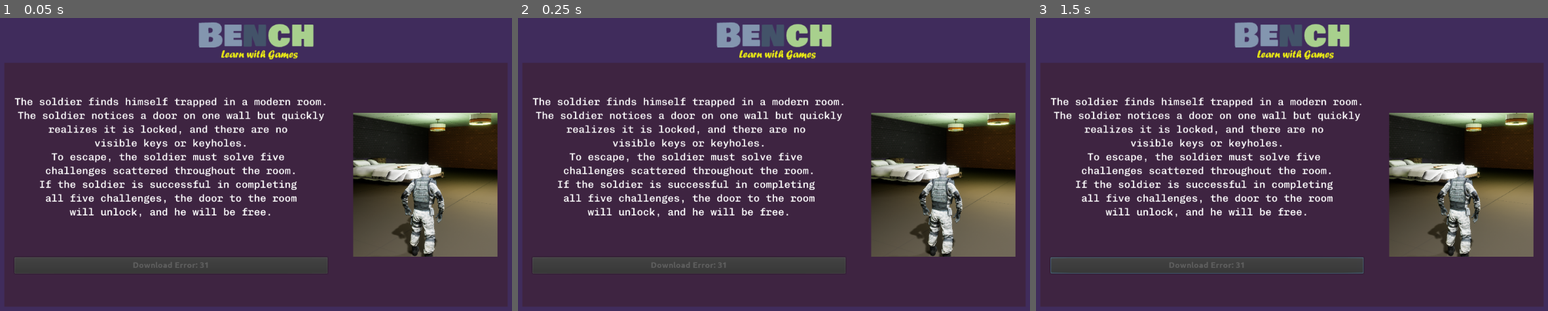
Above: before the commit, frames 1-3 (left to right).
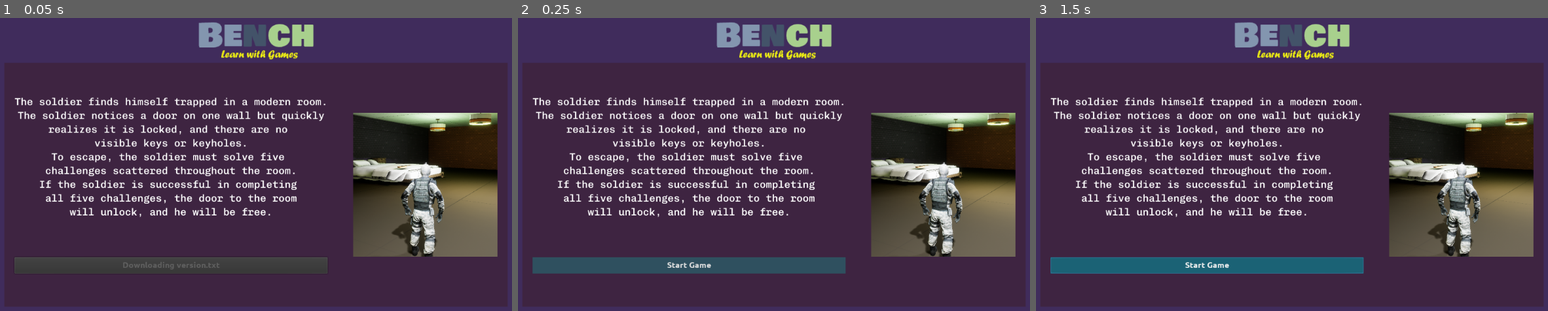
Above: after the commit, the same moments.

Repository: Prime-Movers/bench
Game: Godot game, scene res://GameLauncher.tscn
Two runs of this game, one before a commit and one after it. Both use one fixed random seed, a clock stepped at 60 frames per second and the inputs below.
Inputs (mouse positions are in pixels of both pictures, inside the frame that each line leads up to):
- Up to frame 1 (0.05 s): no input
- Up to frame 2 (0.25 s): no input
- Up to frame 3 (1.5 s): click (1204, 264) at 0.5 s, where only the run after the commit has a clickable "Start Game"; click (1204, 264) at 1.25 s, where only the run after the commit has a clickable "Start Game"

The runs differ from the first frame. In frame 1, 0.1% of the frame differs, in the area x 24-43%, y 83-86%; in frame 2, 3.3%; in frame 3, 3.3%, in the area x 2-64%, y 81-88%.

Commit message:
added link to download game files

Diff:
--- a/GameLauncher/launch.gd
+++ b/GameLauncher/launch.gd
@@ -1,11 +1,9 @@
 extends Button
 
-var exe_link = ""
-var pck_linhk = ""
-var version_link = ""
+var exe_link = "https://onedrive.live.com/download?cid=A5DCFF7CEA0F109A&resid=A5DCFF7CEA0F109A%21362&authkey=AF2id3WzAanXPyk"
+var version_link = "https://onedrive.live.com/download?cid=A5DCFF7CEA0F109A&resid=A5DCFF7CEA0F109A%21361&authkey=ANuoTFKcet_wR2Q"
 
-var exe_path = "user://myGame.exe"
-var pck_path = "user://myGame.pck"
+var exe_path = "user://bench_install.exe"
 var version_path = "user://version.txt"
 
 
@@ -21,12 +19,12 @@
 
 func _verify_gamefiles():
 
-	if(file_exists(exe_path) && file_exists(pck_path) && file_exists(version_path)):
+	if(file_exists(exe_path) && file_exists(version_path)):
 		_download_file(version_link,version_path,true)
 	else:
 		_check_integrity()
 
-func _download_file(link:String,path:String,just_version:bool):
+func _download_file(link:String, path:String, just_version:bool):
 	http_request = HTTPRequest.new()
 	add_child(http_request)
 
@@ -61,8 +59,6 @@
 
 	if !file_exists(version_path):
 		_download_file(version_link, version_path, false)
-		var dir = Directory.new()
-		dir.remove(pck_path)
 		print("no version")
 		return
 
@@ -82,7 +78,7 @@
 
 
 func _start_game():
-	OS.shell_open(OS.get_user_data_dir() + "/myGame.exe")
+	OS.shell_open(OS.get_user_data_dir() + "/bench_install.exe")
 
 
 func _on_Button_pressed():
